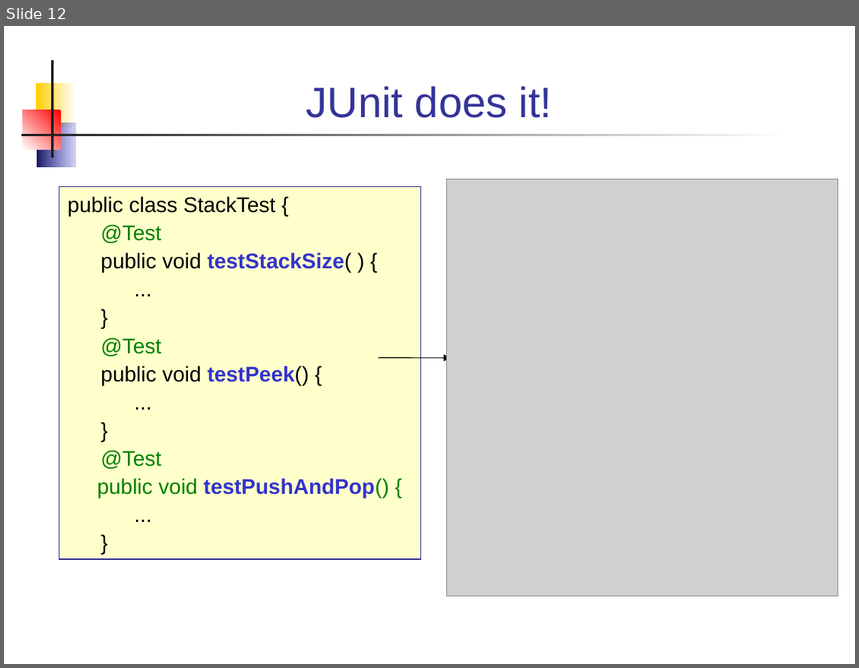
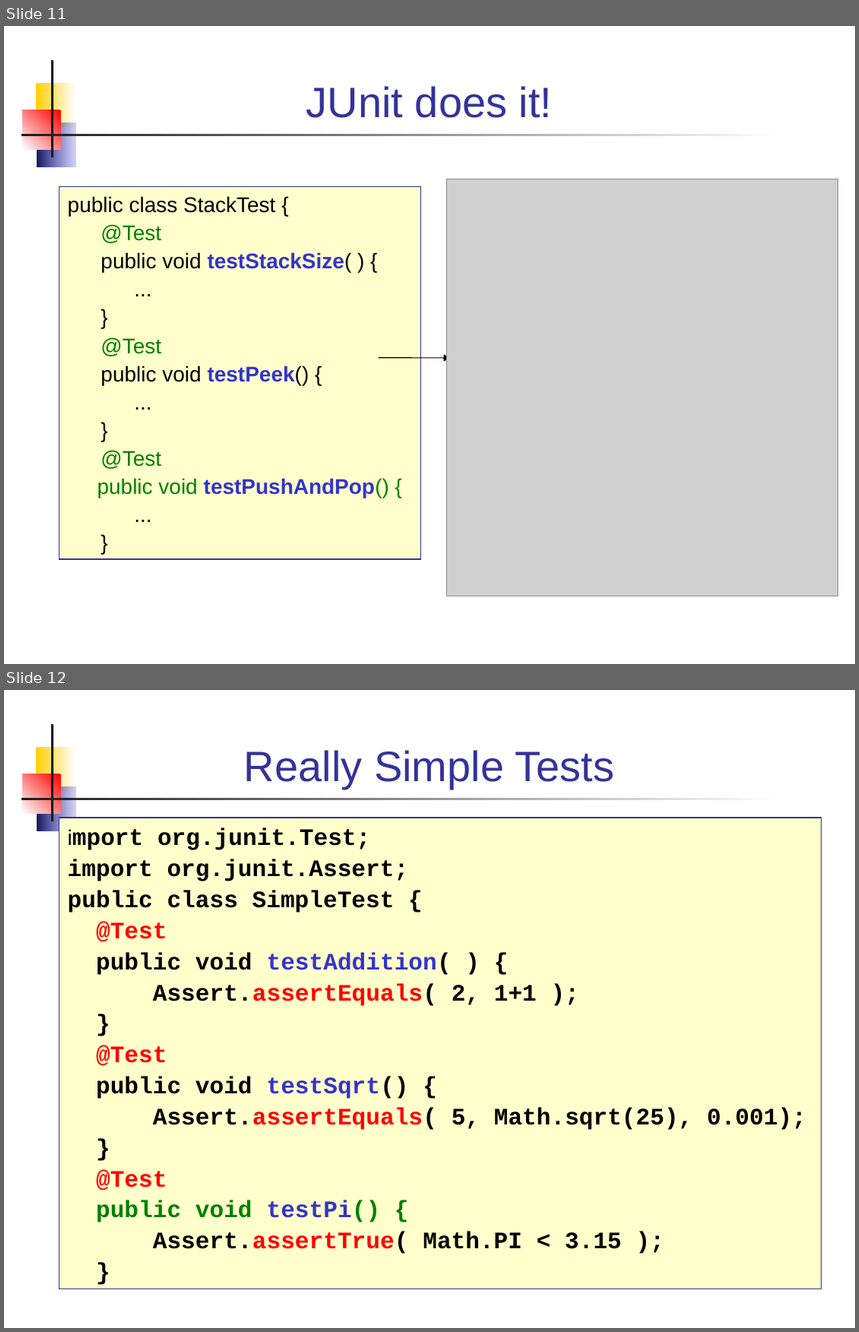
Before and after one commit to skeoop/skeoop.github.io, a slide deck: week10/UnitTesting.ppt. Shown one above the other, each under a label of ours: slide 12 before the commit, slides 11 and 12 after it. The pictures are 859x668 and 859x1332 pixels, drawn with LibreOffice and Linux fonts; fonts in the diff are those of the drawing; grey boxes stand for pictures. Boxes give left, top, right and bottom in pixels: in the first picture for what was removed or moved away, otherwise in the second. Text is boxed around its words. In the diff, an @@ line names an element or a change of style, - is before the commit and + after.

```diff
--- a/week10/UnitTesting.ppt
+++ b/week10/UnitTesting.ppt
@@ slide 12 added at (x1=4, y1=690, x2=855, y2=1328), background #FFFFFF; not listed: 5 template elements that a slide beside it also shows @@
@@ title added at (x1=244, y1=750, x2=615, y2=789), 36 pt, text #333399 @@
+Really Simple Tests
@@ rectangle added at (x1=59, y1=818, x2=821, y2=1289), fill #FFFFCC, outline #333399 0.74 pt, 20 pt, text #000000, bold @@
+import org.junit.Test;
+import org.junit.Assert;
+public class SimpleTest {
+@Test
+public void testAddition( ) {
+Assert.assertEquals( 2, 1+1 );
+}
+@Test
+public void testSqrt() {
+Assert.assertEquals( 5, Math.sqrt(25), 0.001);
+}
+@Test
+public void testPi() {
+Assert.assertTrue( Math.PI < 3.15 );
+}
@@ what was slide 12 is now slide 11 @@
```
Also in this commit, not shown: 14 slides changed, 3 other slides added, 5 slides removed, 4 other files.
